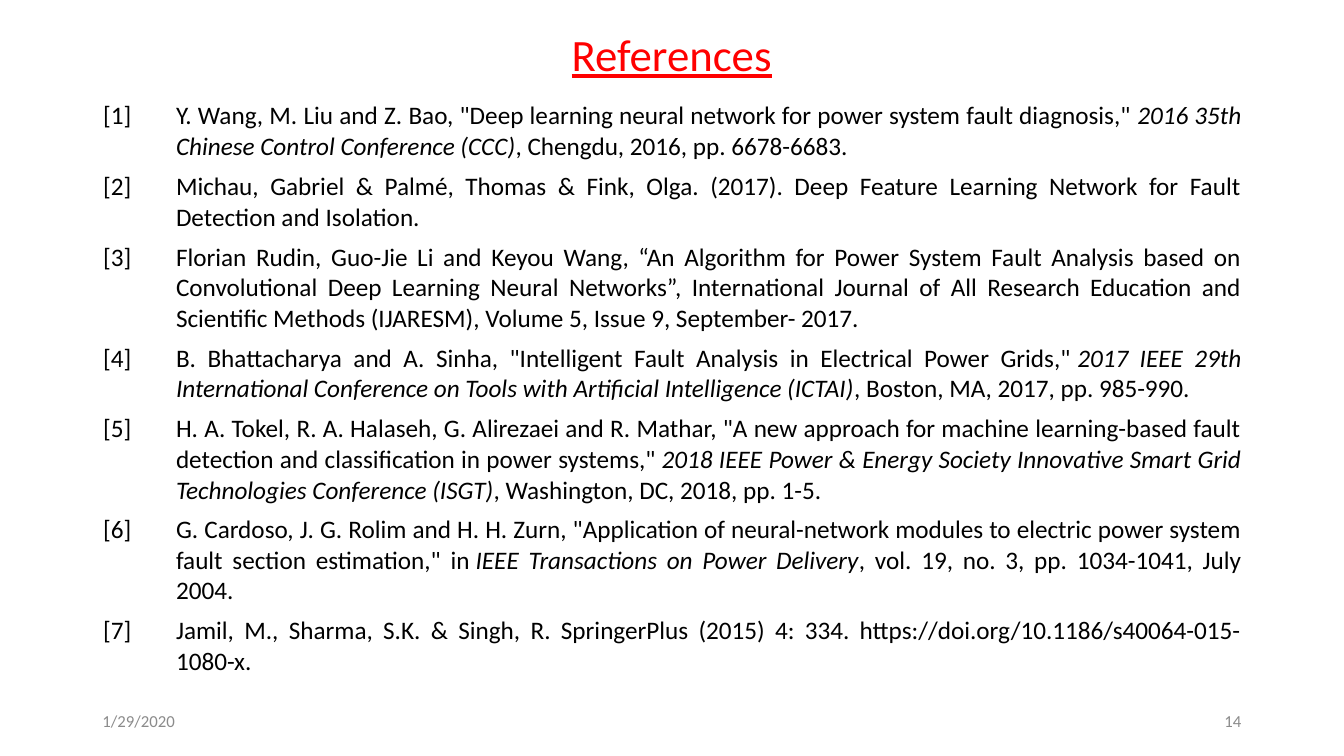
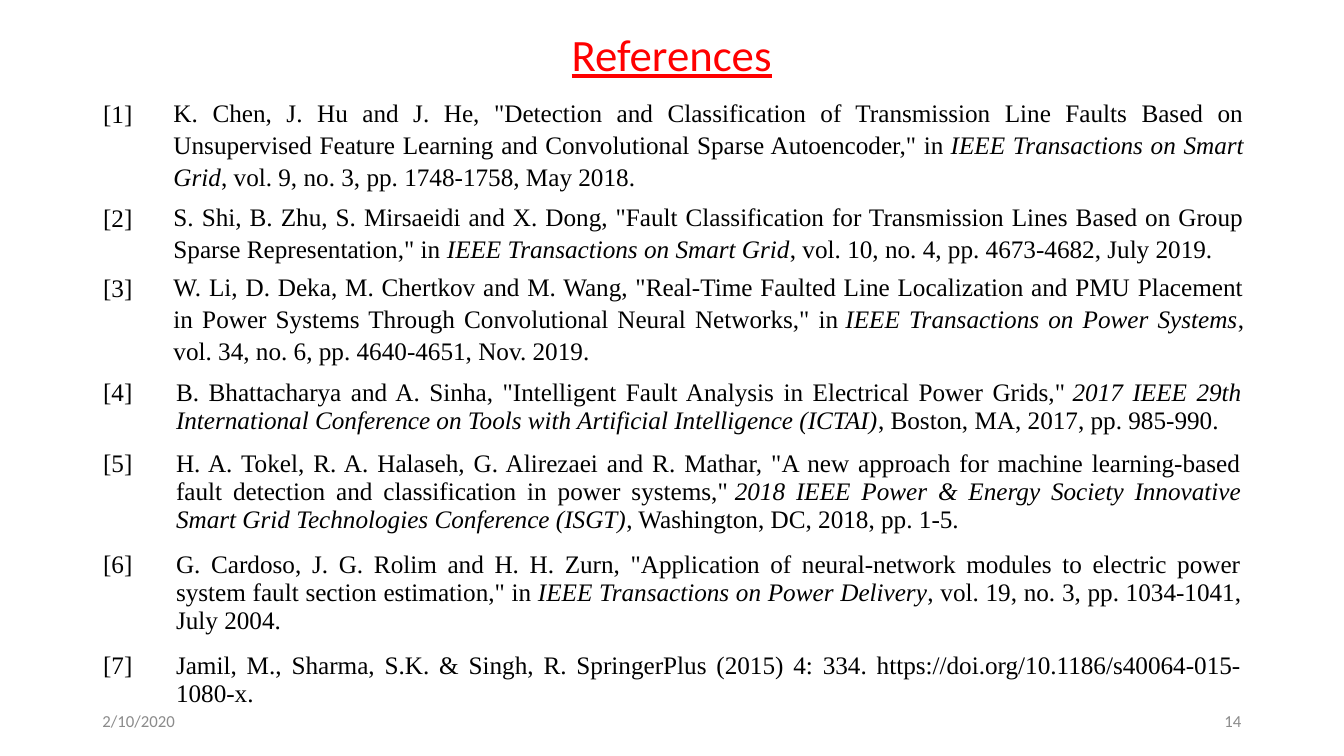
Before and after one commit to svec-final-year-project-eee/Project, a slide deck: slide 14 of Reviews/second review/Second Oral Presentation.pptx. Drawn at 1344x756 pixels with LibreOffice and Linux fonts; fonts in the diff are those of the drawing. Boxes give left, top, right and bottom in pixels: in the first picture for what was removed or moved away, otherwise in the second. Text is boxed around its words. In the diff, an @@ line names an element or a change of style, - is before the commit and + after.

```diff
--- a/Reviews/second review/Second Oral Presentation.pptx
+++ b/Reviews/second review/Second Oral Presentation.pptx
@@ table at (93,96,1251,717) @@
@@ row 1, column 2: "Y. Wang, M. Liu and Z. Bao, "Deep learning neural network for power system fault diagnosis," 2016 35th Chinese Control Conference (CCC), Chengdu, 2016, pp. 6678-6683." to "K. Chen, J. Hu and J. He, "Detection and Classification of Transmission Line Faults Based on Unsupervised Feature Learning and Convolutional Sparse Autoencoder," in IEEE Transactions on Smart Grid, vol. 9, no. 3, pp. 1748-1758, May 2018." @@
@@ row 2, column 2: "Michau, Gabriel & Palmé, Thomas & Fink, Olga. (2017). Deep Feature Learning Network for Fault Detection and Isolation." to "S. Shi, B. Zhu, S. Mirsaeidi and X. Dong, "Fault Classification for Transmission Lines Based on Group Sparse Representation," in IEEE Transactions on Smart Grid, vol. 10, no. 4, pp. 4673-4682, July 2019." @@
@@ row 3, column 2: "Florian Rudin, Guo-Jie Li and Keyou Wang, “An Algorithm for Power System Fault Analysis based on Convolutional Deep Learning Neural Networks”, International Journal of All Research Education and Scientific Methods (IJARESM), Volume 5, Issue 9, September- 2017." to "W. Li, D. Deka, M. Chertkov and M. Wang, "Real-Time Faulted Line Localization and PMU Placement in Power Systems Through Convolutional Neural Networks," in IEEE Transactions on Power Systems, vol. 34, no. 6, pp. 4640-4651, Nov. 2019." @@
@@ font Calibri to Times New Roman in "[1]", "[2]", "[3]", "[4]" and 7 more places @@
@@ alignment left to justified @@
@@ text at (102,715,174,728): text changed @@
-1/29/2020
+2/10/2020
```
Also in this commit, not shown: 15 other slides changed.
